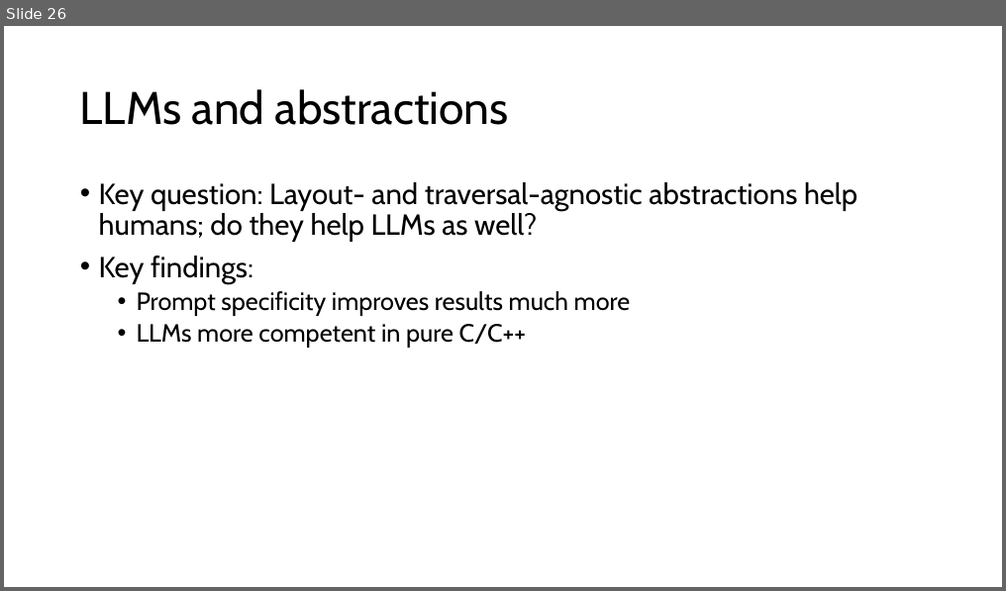
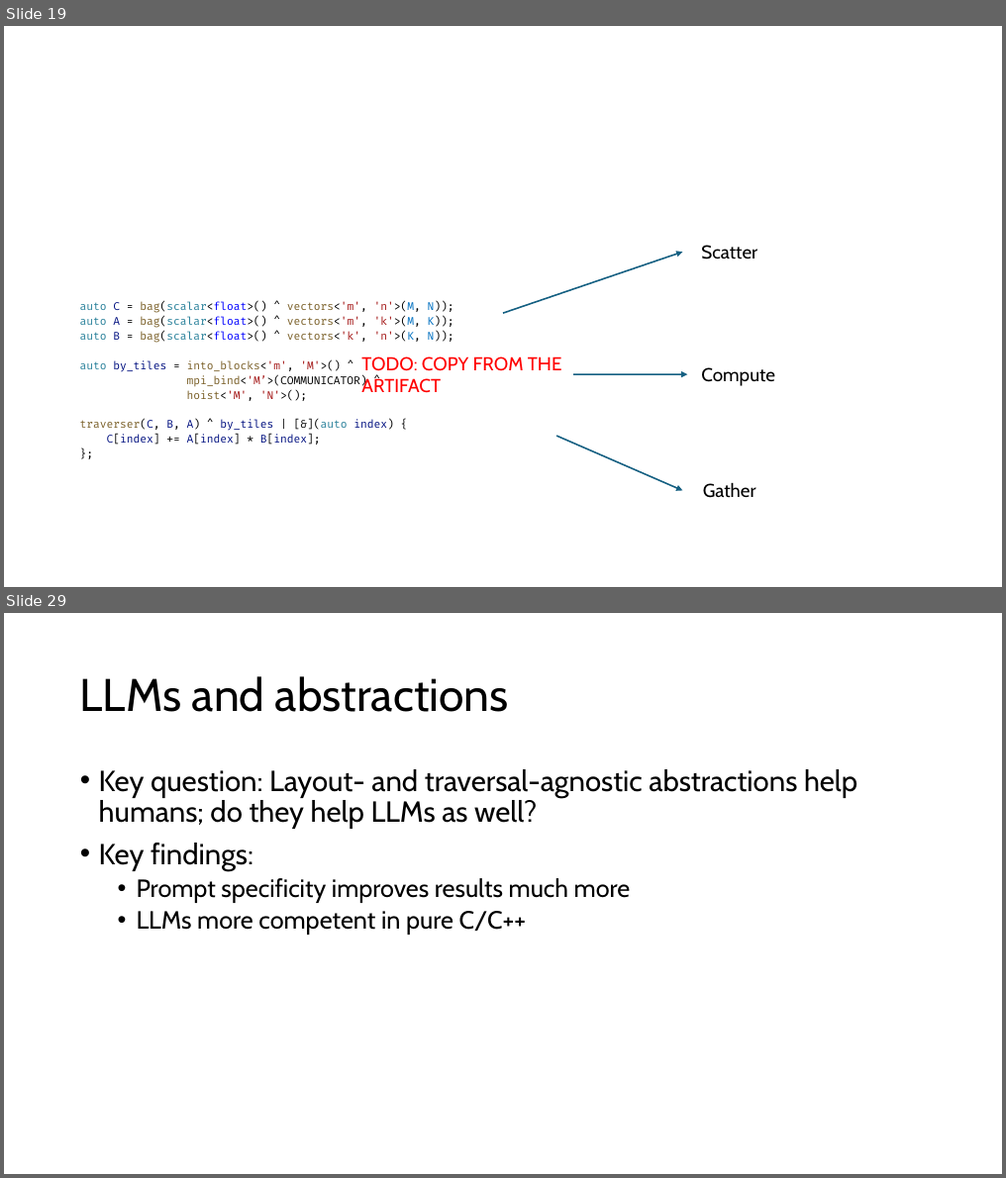
Before and after one commit to jiriklepl/phd-thesis, a slide deck: slides/Optimizing Memory Layouts and Traversal Orders in High-Performance Computing.pptx. Shown one above the other, each under a label of ours: slide 26 before the commit, slides 19 and 29 after it; the slides between them are not shown. The pictures are 1006x591 and 1006x1178 pixels, drawn with LibreOffice and Linux fonts; fonts in the diff are those of the drawing. Boxes give left, top, right and bottom in pixels: in the first picture for what was removed or moved away, otherwise in the second. Text is boxed around its words. In the diff, an @@ line names an element or a change of style, - is before the commit and + after.

```diff
--- a/slides/Optimizing Memory Layouts and Traversal Orders in High-Performance Computing.pptx
+++ b/slides/Optimizing Memory Layouts and Traversal Orders in High-Performance Computing.pptx
@@ slide 19 added at (4, 26, 1002, 587), background #FFFFFF @@
@@ arrow added from (503, 313) to (683, 252), #156082 1.5 pt @@
@@ text added at (701, 245, 757, 260), 18 pt, text #000000 @@
+Scatter
@@ text added at (80, 301, 454, 445), 10.5 pt, text #000000 @@
+auto C = bag(scalar<float>() ^ vectors<'m', 'n'>(M, N));
+auto A = bag(scalar<float>() ^ vectors<'m', 'k'>(M, K));
+auto B = bag(scalar<float>() ^ vectors<'k', 'n'>(K, N));
+auto by_tiles = into_blocks<'m', 'M'>() ^
+mpi_bind<'M’>(COMMUNICATOR) ^
+hoist<'M', 'N'>();
+traverser(C, B, A) ^ by_tiles | [&](auto index) {
+C[index] += A[index] * B[index];
+};
@@ text added at (361, 357, 562, 393), 18 pt, text #FF0000 @@
+TODO: COPY FROM THE ARTIFACT
@@ arrow added from (573, 374) to (687, 374), #156082 1.5 pt @@
@@ text added at (701, 368, 775, 386), 18 pt, text #000000 @@
+Compute
@@ arrow added from (556, 436) to (683, 491), #156082 1.5 pt @@
@@ text added at (703, 482, 756, 498), 18 pt, text #000000 @@
+Gather
@@ what was slide 26 is now slide 29 @@
```
Also in this commit, not shown: 4 slides changed, 10 other slides added, 7 slides removed.
